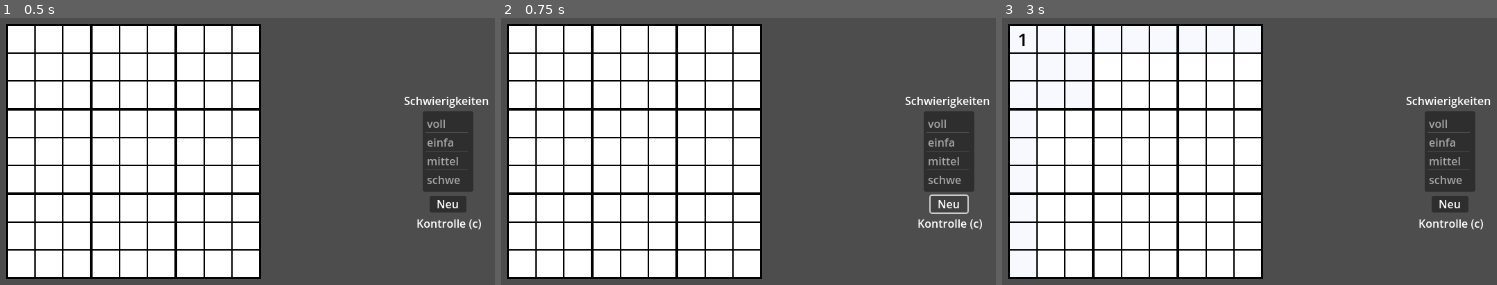
Above: before the commit, frames 1-3 (left to right).
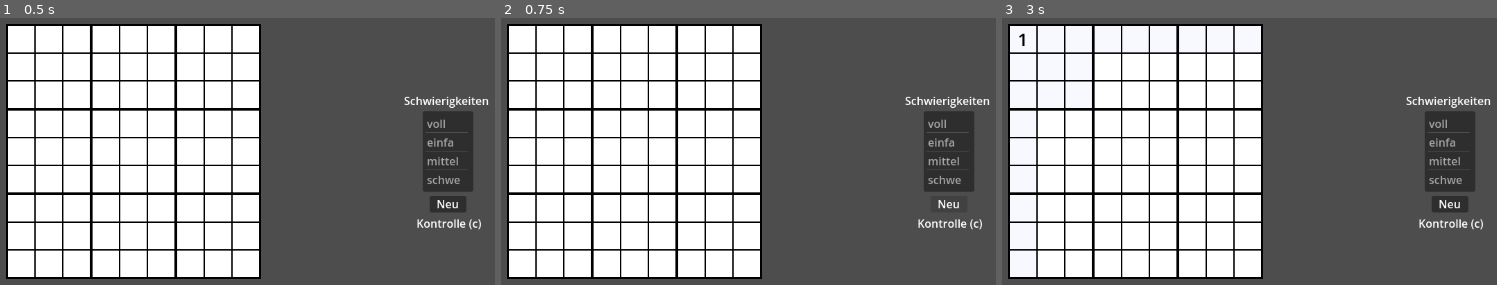
Above: after the commit, the same moments.

Repository: hfred0/Sudoku
Game: Godot game, scene res://main.tscn
Same seed, same stepped clock (60 frames per second), same inputs: the game is played once before the commit and once after it.
Inputs (mouse positions are in pixels of both pictures, inside the frame that each line leads up to):
- Up to frame 1 (0.5 s): no input
- Up to frame 2 (0.75 s): click "Neu" at 0.5 s
- Up to frame 3 (3 s): click "Neu" at 1.25 s; click "Neu" at 2 s; tap Enter at 2.75 s; move the mouse to (1021, 39) at 2.77 s; hold C (check) from 2.78 s (still down); click (1021, 39) at 2.92 s

Frame 1 is identical in both runs. In frame 2, 0.2% of the frame differs, in the area x 86-95%, y 65-74%; in frame 3, nothing differs.

Commit message:
Add files via upload
Signed-off-by: hfred0 <160284400+hfred0@users.noreply.github.com>

Diff:
--- a/ResetKnopf.gd
+++ b/ResetKnopf.gd
@@ -2,3 +2,8 @@
 
 func _on_mouse_exited():
 	release_focus()
+
+func _input(event):
+	if event is InputEventMouseButton:
+		if event.button_index == 1 and !event.pressed:
+			release_focus()
